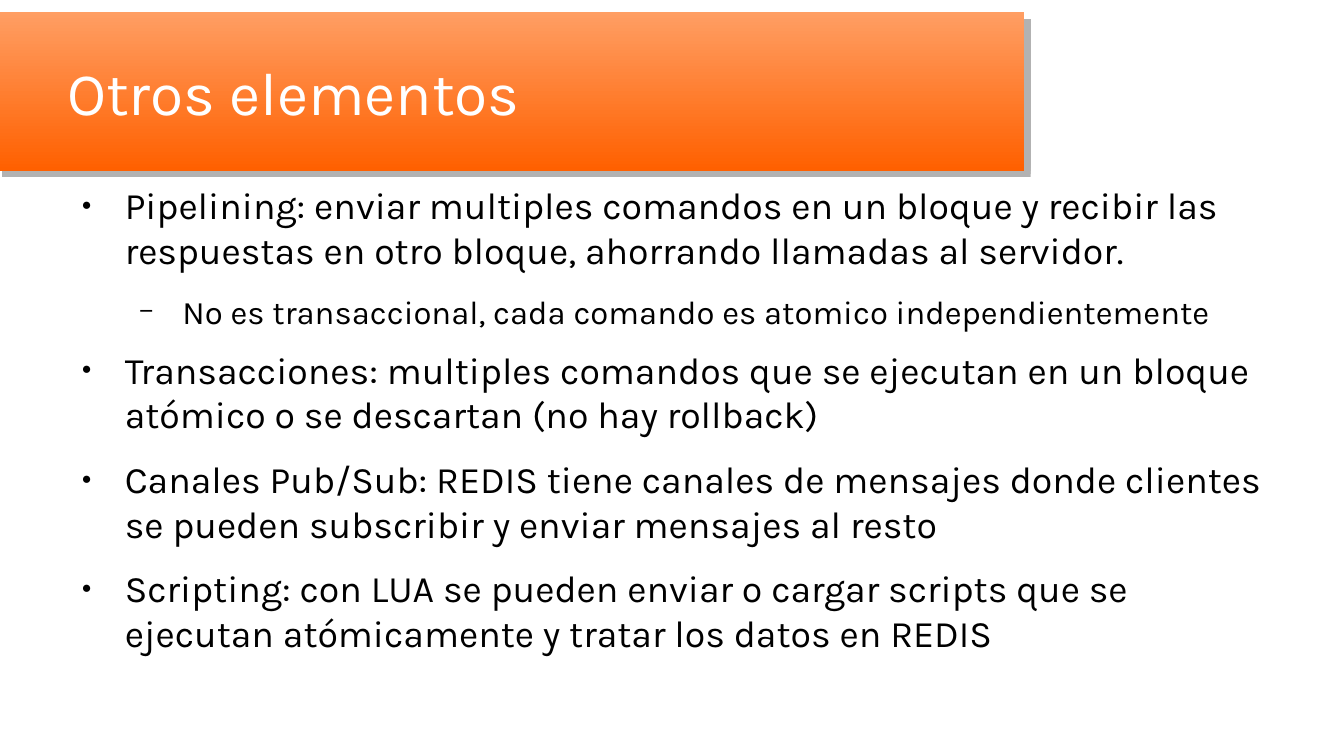
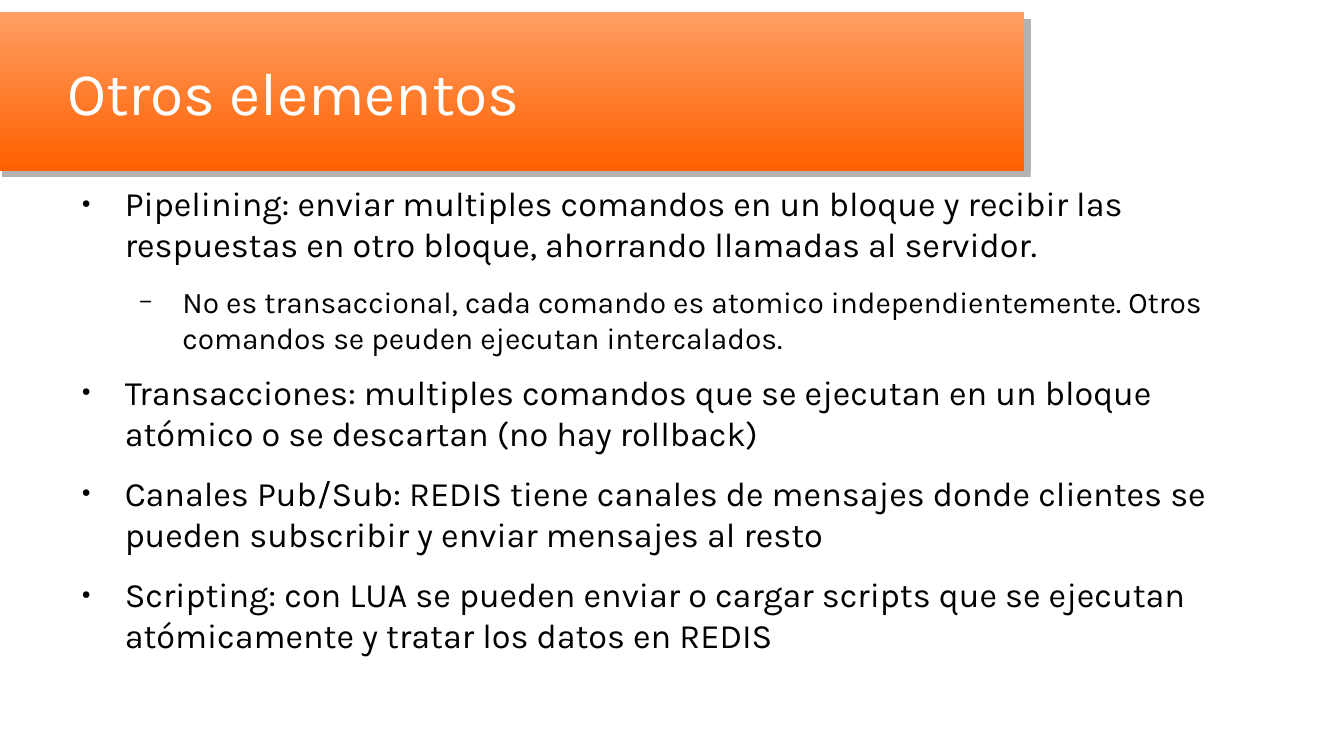
Before and after one commit to oscar-besga-panel/YaitRedisAndJedis, a slide deck: slide 6 of YaitRedisJedis_es.odp. Drawn at 1344x756 pixels with LibreOffice and Linux fonts; fonts in the diff are those of the drawing; background and template pictures are left out. Boxes give left, top, right and bottom in pixels: in the first picture for what was removed or moved away, otherwise in the second. Text is boxed around its words. In the diff, an @@ line names an element or a change of style, - is before the commit and + after.

```diff
--- a/YaitRedisJedis_es.odp
+++ b/YaitRedisJedis_es.odp
@@ text at [125,192,1205,616]: size 22.1 to 20.1 pt in "Pipelining: enviar multiples comandos en un bloque ...", "Transacciones: multiples comandos que se ejecutan en ...", "Canales Pub/Sub: REDIS tiene canales de mensajes ...", "Scripting: con LUA se pueden enviar o ..." @@
@@ text at [182,292,1201,357]: text changed; size 19.4 to 17.7 pt @@
-  − No es transaccional, cada comando es atomico independientemente
+  − No es transaccional, cada comando es atomico independientemente. Otros comandos se peuden ejecutan intercalados.
```
Also in this commit, not shown: 18 other slides changed, 2 slides added, 16 other files.
